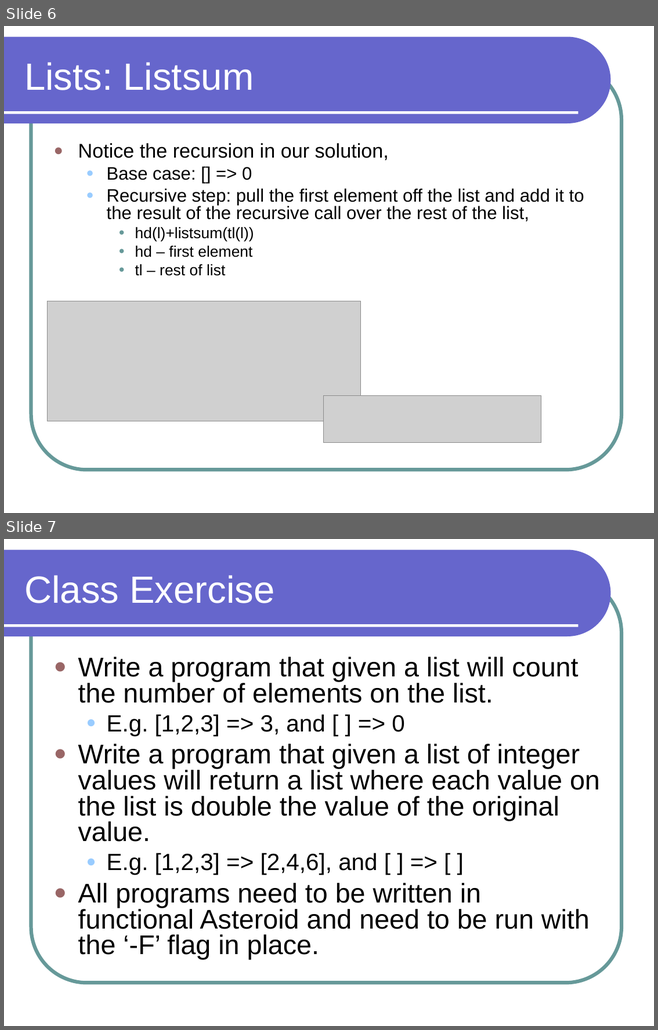
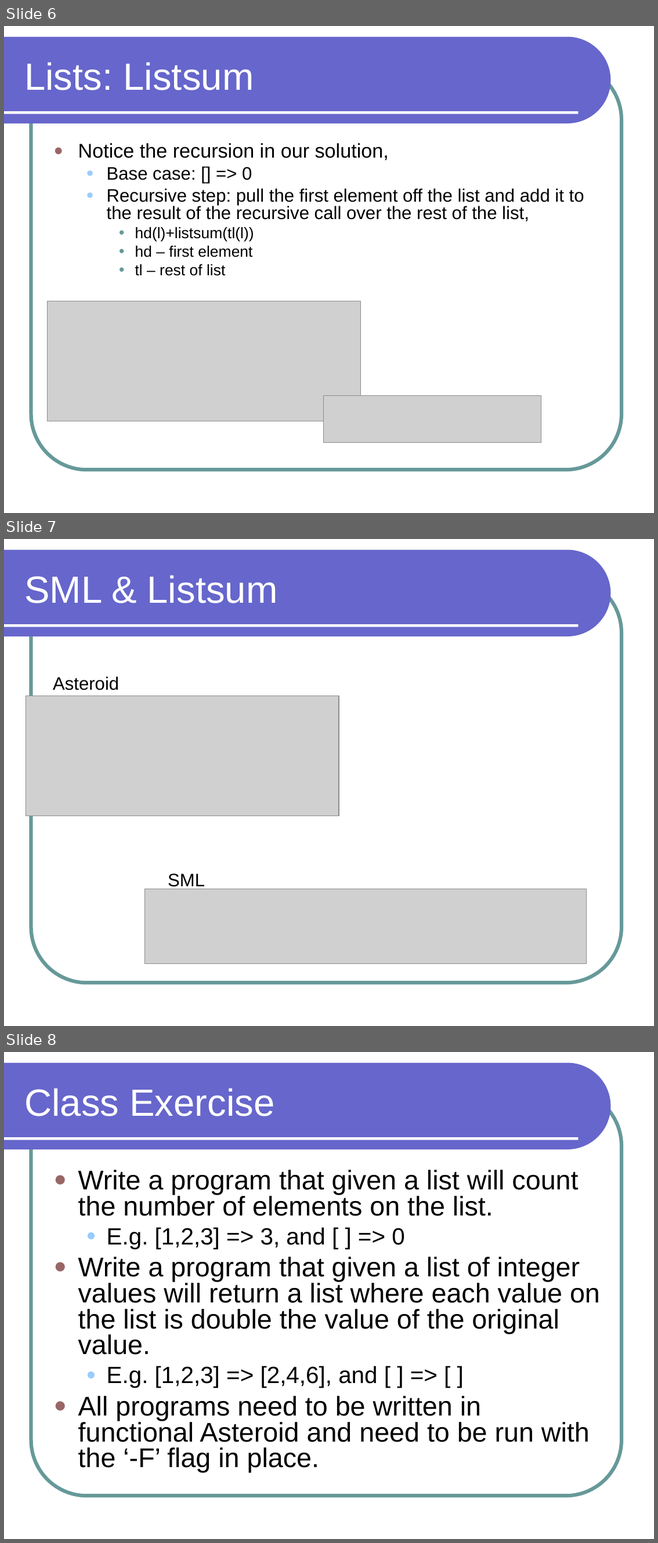
Before and after one commit to lutzhamel/CSC301, a slide deck: notes/csc301-ln013.ppt. Shown one above the other, each under a label of ours: slides 6 and 7 before the commit, slides 6, 7 and 8 after it. The pictures are 658x1030 and 658x1543 pixels, drawn with LibreOffice and Linux fonts; fonts in the diff are those of the drawing; grey boxes stand for pictures. Boxes give left, top, right and bottom in pixels: in the first picture for what was removed or moved away, otherwise in the second. Text is boxed around its words. In the diff, an @@ line names an element or a change of style, - is before the commit and + after.

```diff
--- a/notes/csc301-ln013.ppt
+++ b/notes/csc301-ln013.ppt
@@ slide 7 added at (x1=4, y1=539, x2=654, y2=1026), background #FFFFFF; not listed: 3 template elements that a slide beside it also shows @@
@@ title added at (x1=24, y1=575, x2=278, y2=603), 42 pt, text #FFFFFF @@
+SML & Listsum
@@ text added at (x1=53, y1=676, x2=119, y2=690), 20 pt, text #000000 @@
+Asteroid
@@ picture added at (x1=25, y1=696, x2=339, y2=816) @@
@@ text added at (x1=168, y1=874, x2=205, y2=890), 20 pt, text #000000 @@
+SML
@@ picture added at (x1=145, y1=889, x2=586, y2=964) @@
@@ what was slide 7 is now slide 8 @@
```
Also in this commit, not shown: 4 other slides added, 1 slide removed, 4 other files.
